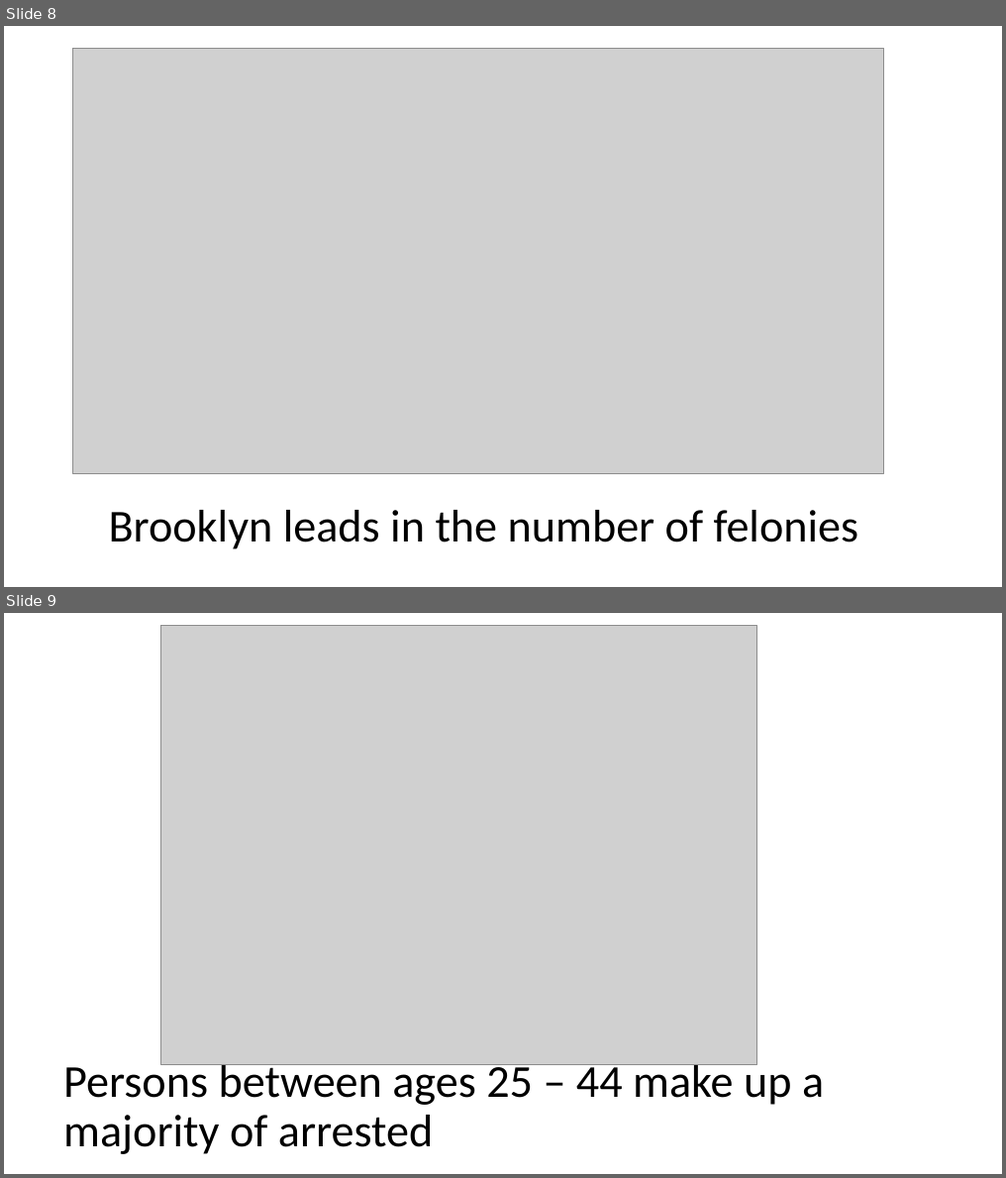
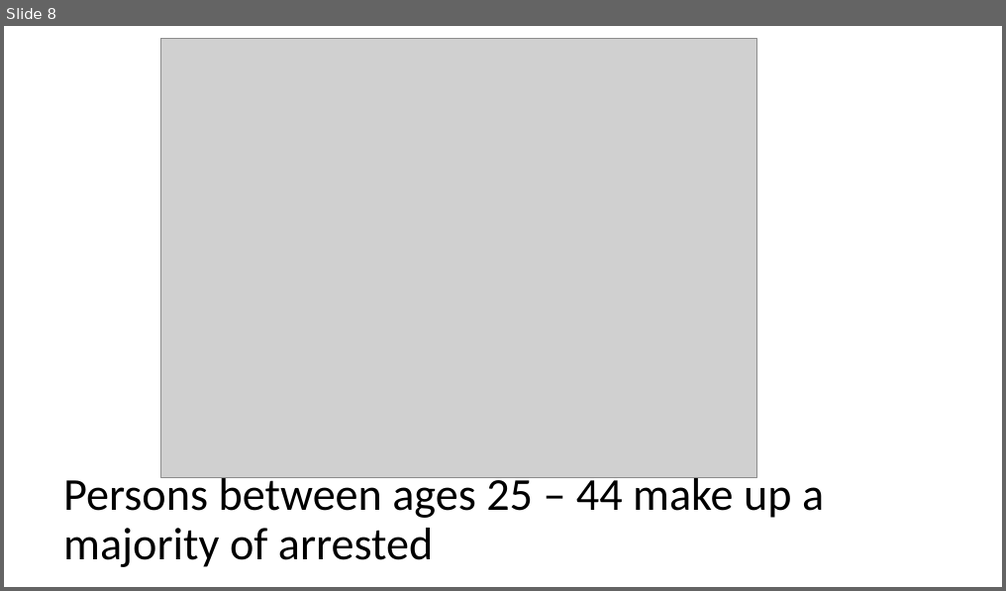
Before and after one commit to city-college-machine-learning/NYPD_Arrest_Analysis, a slide deck: crime_detectives_presentation.pptx. Shown one above the other, each under a label of ours: slides 8 and 9 before the commit, slide 8 after it. The pictures are 1006x1178 and 1006x591 pixels, drawn with LibreOffice and Linux fonts; fonts in the diff are those of the drawing; grey boxes stand for pictures. Boxes give left, top, right and bottom in pixels: in the first picture for what was removed or moved away, otherwise in the second. Text is boxed around its words. In the diff, an @@ line names an element or a change of style, - is before the commit and + after.

```diff
--- a/crime_detectives_presentation.pptx
+++ b/crime_detectives_presentation.pptx
@@ slide 8 removed at box(4, 26, 1002, 587), background #FFFFFF @@
@@ picture removed at box(73, 49, 884, 473) @@
@@ title removed at box(109, 510, 859, 550) @@
-Brooklyn leads in the number of felonies
@@ what was slide 9 is now slide 8 @@
```
Also in this commit, not shown: 2 slides changed, 2 other files.
